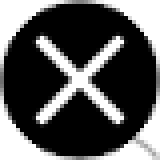
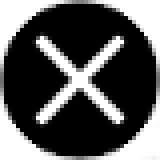
Comparing the layer stacks of the two 160x160 images. Changes:
painted on "bk_x.png" over [128, 124, 160, 160]
